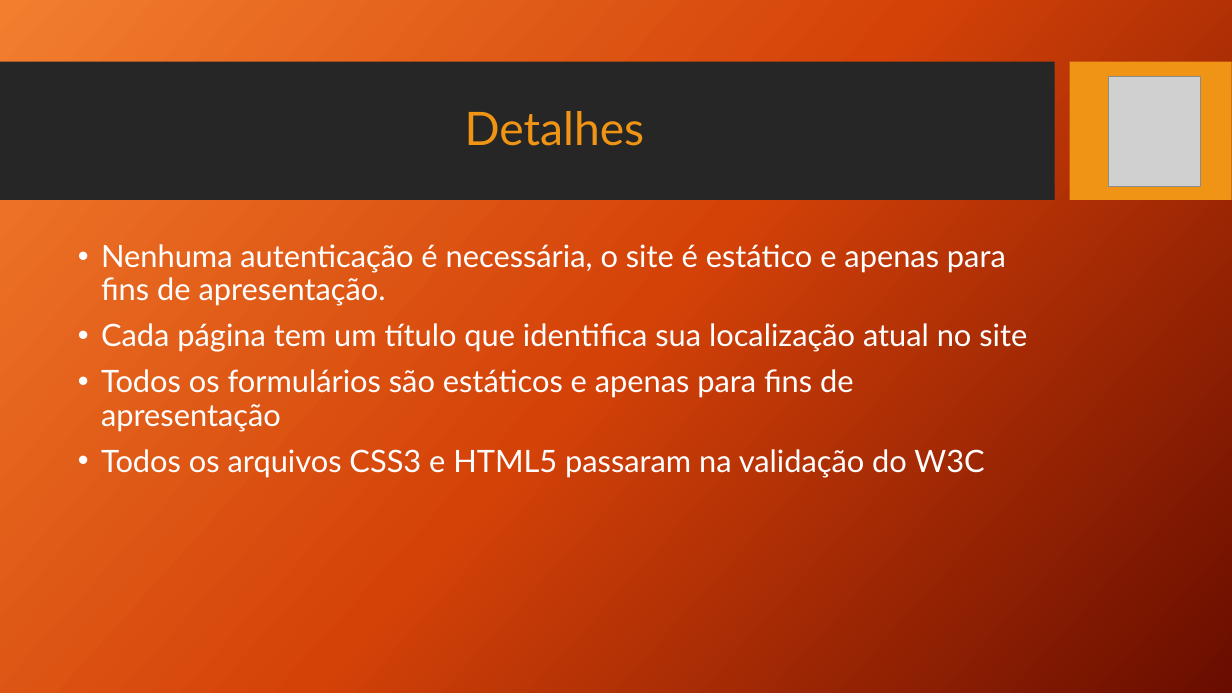
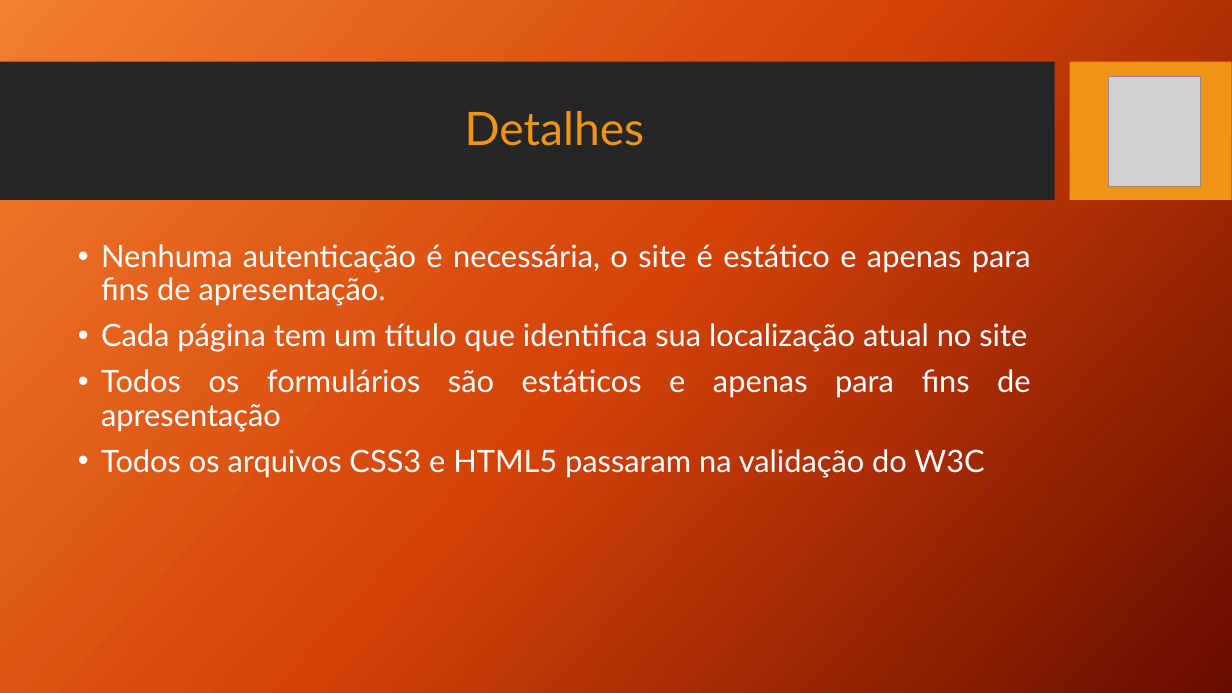
Before and after one commit to INF22TIG20/Report_TIM1, a slide deck: slide 6 of report/PAWSOME.pptx. Drawn at 1232x693 pixels with LibreOffice and Linux fonts; fonts in the diff are those of the drawing; grey boxes stand for pictures; background and template pictures are left out. Boxes give left, top, right and bottom in pixels: in the first picture for what was removed or moved away, otherwise in the second. Text is boxed around its words. In the diff, an @@ line names an element or a change of style, - is before the commit and + after.

```diff
--- a/report/PAWSOME.pptx
+++ b/report/PAWSOME.pptx
@@ text "Nenhuma autenticação é necessária, o ..." at bbox=[101, 244, 1031, 478]: alignment left to justified @@
```
Also in this commit, not shown: 3 other slides changed.
